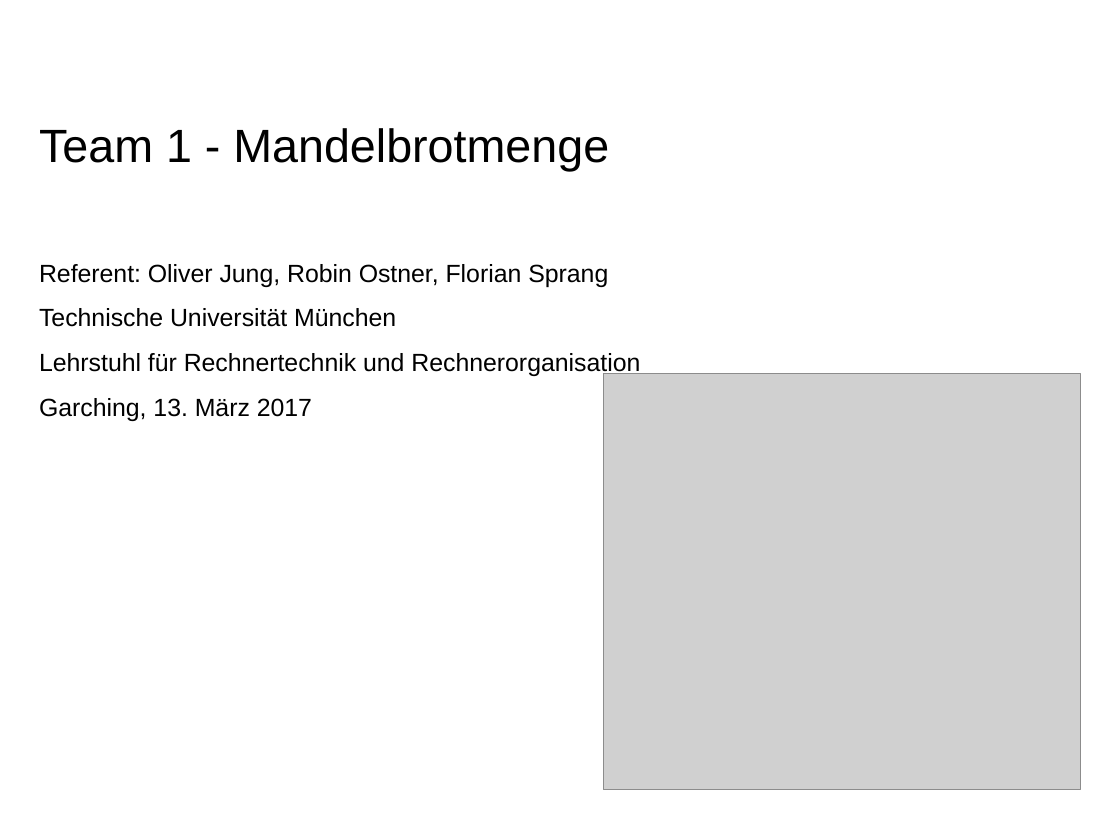
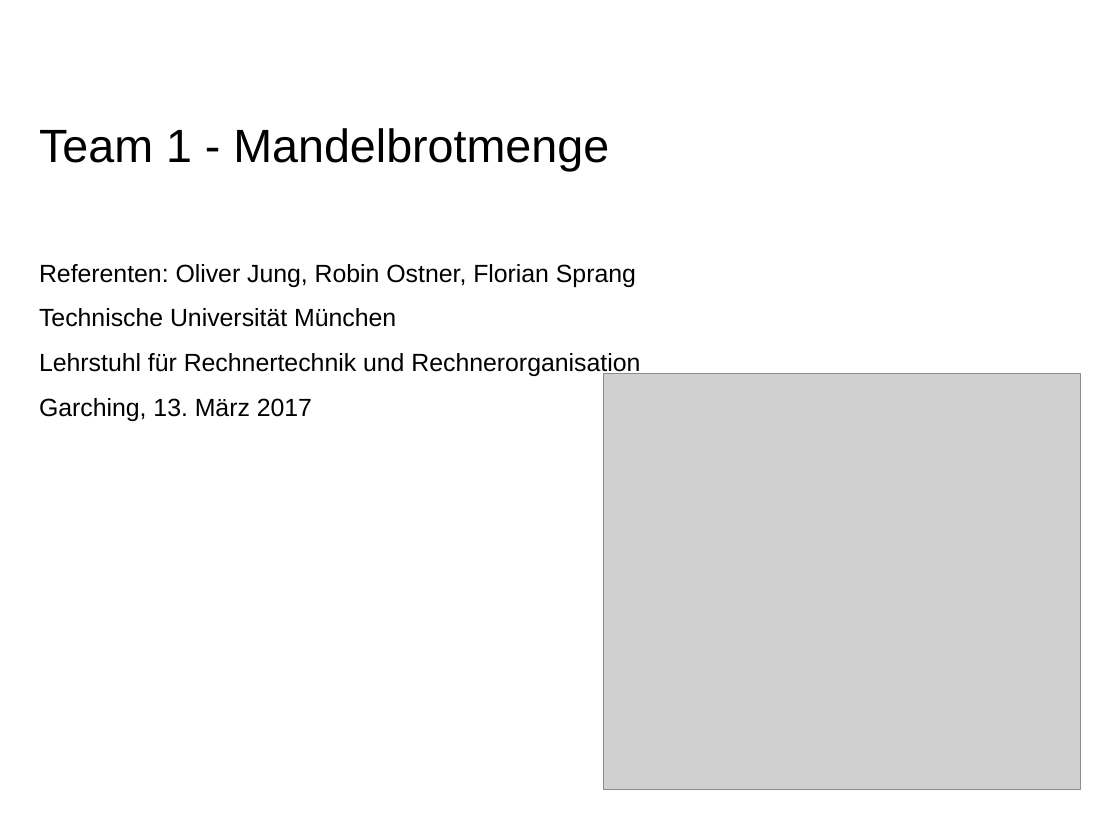
Before and after one commit to RobinOstner/IMGe, a slide deck: slide 1 of DONT TOUCH THIS !!!!!!!!!!!/Abgabe/Präsentation.pptx. Drawn at 1120x840 pixels with LibreOffice and Linux fonts; fonts in the diff are those of the drawing; grey boxes stand for pictures; background and template pictures are left out. Boxes give left, top, right and bottom in pixels: in the first picture for what was removed or moved away, otherwise in the second. Text is boxed around its words. In the diff, an @@ line names an element or a change of style, - is before the commit and + after.

```diff
--- a/DONT TOUCH THIS !!!!!!!!!!!/Abgabe/Präsentation.pptx
+++ b/DONT TOUCH THIS !!!!!!!!!!!/Abgabe/Präsentation.pptx
@@ text at (x1=39, y1=264, x2=636, y2=287): text changed @@
-Referent: Oliver Jung, Robin Ostner, Florian Sprang
+Referenten: Oliver Jung, Robin Ostner, Florian Sprang
```
Also in this commit, not shown: 1 other file.
